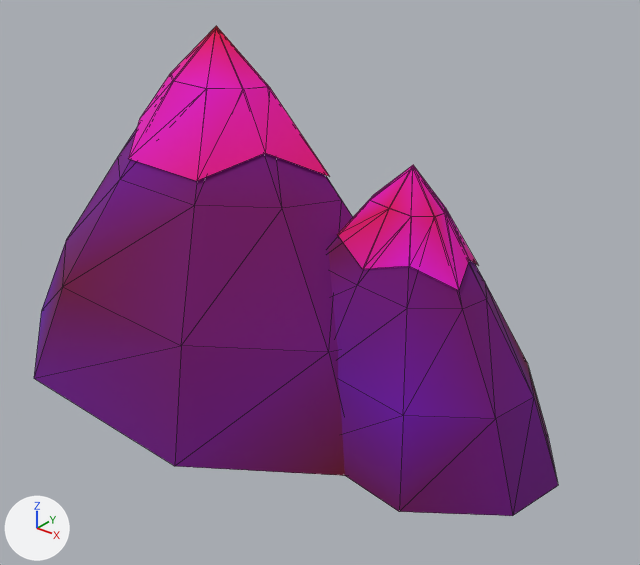
The glTF model ArtSource/Exports/Environment/Mountain_Back_02.glb as it was, and as the next commit left it.
Before and after are seen from a camera (50 mm lens) standing at (61.9, -61.6, 49.1) and looking at (11.8, 1.1, 10.2). Every picture has the same lights, and +X, +Y and +Z are marked at lower left. The first picture is the older version. Mesh edges are drawn as thin lines. Vertices at exactly the same position are counted once.

In view in the first picture: 'Mountain_Back_02'.
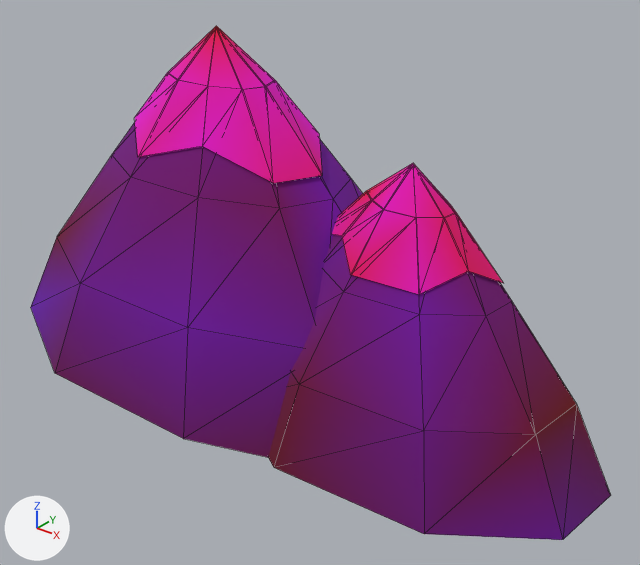
What differs and where, as boxes [x1, y1, x2, y2] in the pictures (640 x 565 px; the box of a moved part takes in the faces that stretch with it):
'Mountain_Back_02', reshaped, recoloured (11% wider): before [34, 26, 558, 516]; after [31, 26, 611, 540]
part 1 of me_mountain_back_02, moved or reshaped: before [34, 26, 558, 516]; after [31, 26, 611, 540]
part 2 of me_mountain_back_02, recoloured: before [34, 26, 558, 516]; after [31, 26, 611, 540]

The edits, one by one:
me_mountain_back_02 is used by ob_mountain_back_02; location (0.0, 0.0, 0.0).
me_mountain_back_02 had 112 vertices, 180 faces and spanned x -27.7..38.8, y -18.0..18.0, z -2.0..34.2.
me_mountain_back_02 now has 112 vertices, 180 faces and spans x -31.2..43.0, y -15.0..16.5, z -2.0..34.2.
me_mountain_back_02 part 1: 110 of 112 vertices moved; they spanned x -27.7..38.8, y -18.0..18.0, z -2.0..29.2 and now span x -31.2..43.0, y -15.0..16.5, z -2.0..29.2; mean shift (0.1, 0.2, 0.0); largest move (-13.3, -17.0, -2.0) -> (23.6, -8.9, -2.0).
me_mountain_back_02 part 2: 180 faces centred in x -24.7..37.3, y -16.5..14.7, z 0.7..30.9 are repainted in the vertex colours; the middle colour goes from pink #fd00b3 to pink #fd00bb.
